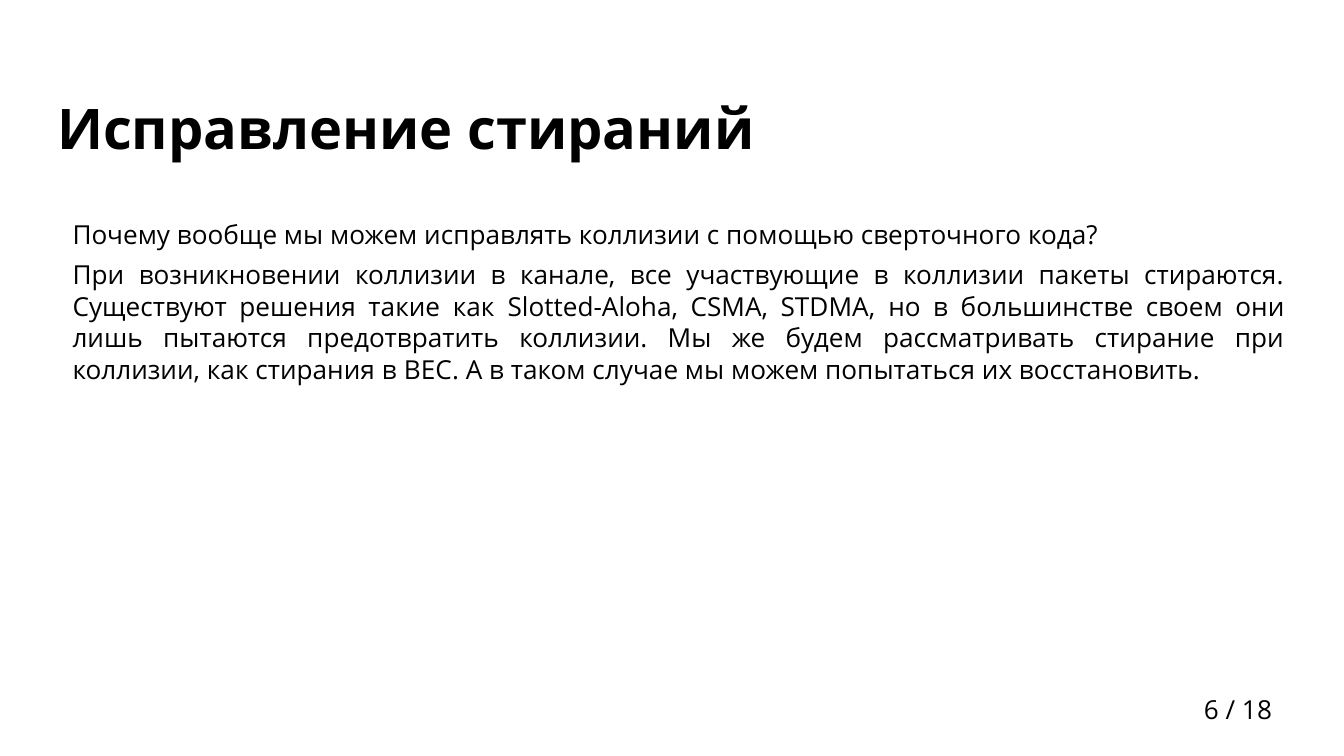
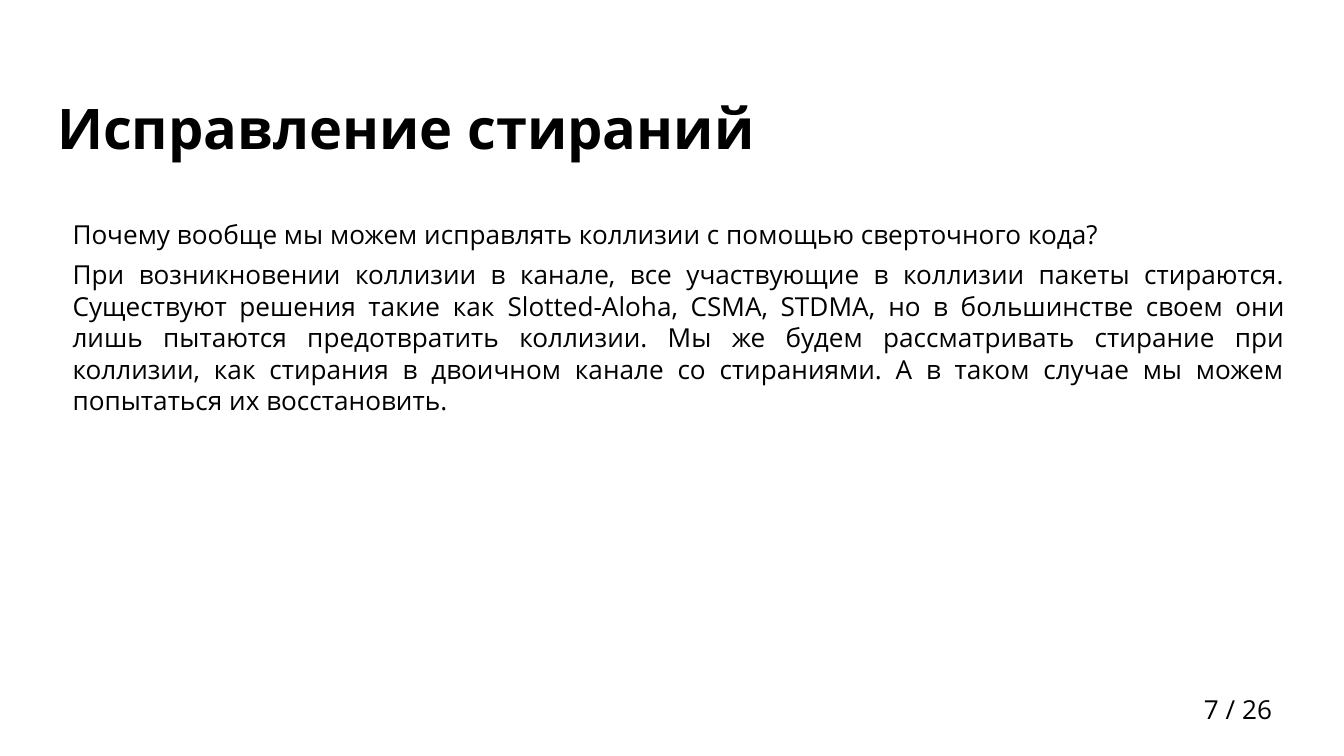
Before and after one commit to egalkin/bachelors_diploma, a slide deck: slide 7 of docs/presentation.pptx (slide 6 before the commit). Drawn at 1344x756 pixels with LibreOffice and Linux fonts; fonts in the diff are those of the drawing; background and template pictures are left out. Boxes give left, top, right and bottom in pixels: in the first picture for what was removed or moved away, otherwise in the second. Text is boxed around its words. In the diff, an @@ line names an element or a change of style, - is before the commit and + after.

```diff
--- a/docs/presentation.pptx
+++ b/docs/presentation.pptx
@@ text at bbox=[73, 265, 1284, 411]: text changed @@
-При возникновении коллизии в канале, все участвующие в коллизии пакеты стираются. Существуют решения такие как Slotted-Aloha, CSMA, STDMA, но в большинстве своем они лишь пытаются предотвратить коллизии. Мы же будем рассматривать стирание при коллизии, как стирания в BEC. А в таком случае мы можем попытаться их восстановить.
+При возникновении коллизии в канале, все участвующие в коллизии пакеты стираются. Существуют решения такие как Slotted-Aloha, CSMA, STDMA, но в большинстве своем они лишь пытаются предотвратить коллизии. Мы же будем рассматривать стирание при коллизии, как стирания в двоичном канале со стираниями. А в таком случае мы можем попытаться их восстановить.
@@ page number at bbox=[1204, 700, 1272, 720]: text changed @@
-6 / 18
+7 / 26
```
Also in this commit, not shown: 6 other slides changed, 9 slides added, 1 slide removed, 1 other file.
